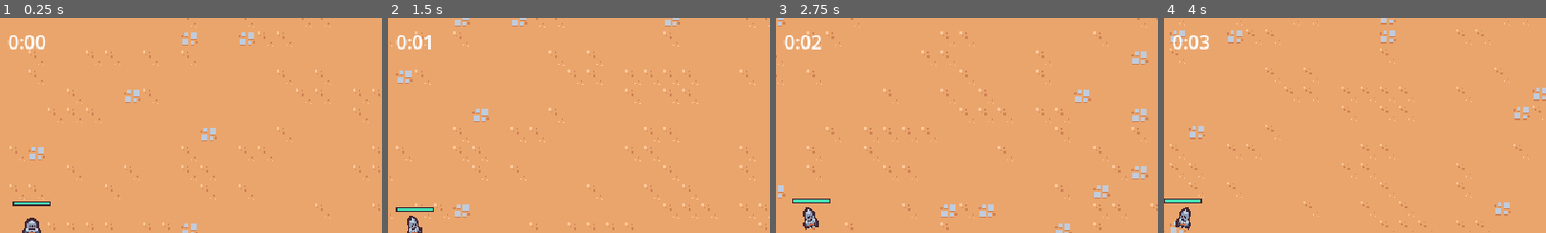
Above: before the commit, frames 1-4 (left to right).
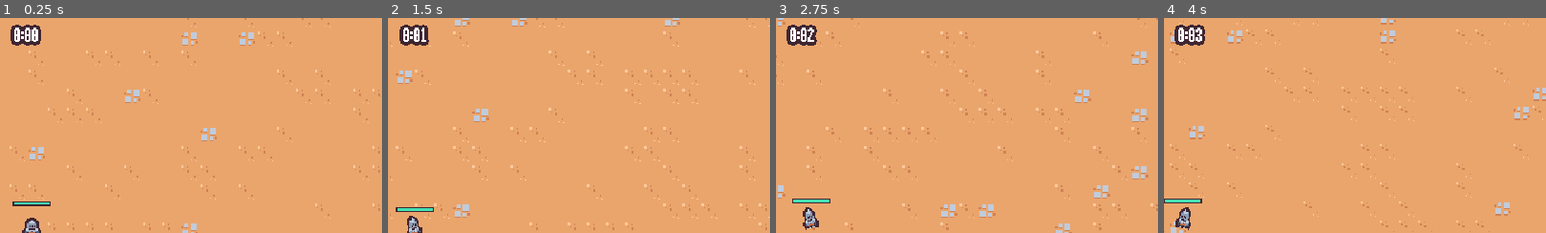
Above: after the commit, the same moments.

Repository: justknick/myFirst2DSurvivorsGame
Game: Godot game, scene res://scenes/main/main.tscn
Same seed, same stepped clock (60 frames per second), same inputs: the game is played once before the commit and once after it.
Inputs (mouse positions are % of the whole screen's width and height, from its top left):
- Up to frame 1 (0.25 s): no input
- Up to frame 2 (1.5 s): move the mouse to (72, 45) at 0.52 s; press the mouse at (72, 45) at 0.53 s; hold D (move_right) 0.53-1.28 s; move the mouse to (30, 55) at 1.27 s; release the mouse at (30, 55) at 1.28 s; hold S (move_down) from 1.28 s (still down); click (30, 55) at 1.35 s
- Up to frame 3 (2.75 s): move the mouse to (60, 28) at 2.02 s; release S (move_down) at 2.03 s; press the mouse at (60, 28) at 2.03 s; hold D (move_right) from 2.03 s (still down)
- Up to frame 4 (4 s): move the mouse to (45, 70) at 2.77 s; release D (move_right) at 2.78 s; release the mouse at (45, 70) at 2.78 s; hold W (move_up) 2.78-3.53 s; click (45, 70) at 2.85 s; move the mouse to (80, 65) at 3.52 s; press the mouse at (80, 65) at 3.53 s; hold A (move_left) from 3.53 s (still down)
The pictures show only the part of the screen within x 46-96%, y 0-50%; the shares and areas given below are measured in that part.

The runs differ from the first frame. In frame 1, 0.8% of the frame differs, in the area x 2-12%, y 3-15%; in frame 2, 0.8%; in frame 3, 0.9%; in frame 4, 0.9%.

Commit message:
Section 3.41 - Adding a Custom Font // created theme resource (imported rockboxcond12 font) // updated arena_time_ui scene (added font outline and outline size), godot project (added theme to gui theme setting)

Diff:
--- a/project.godot
+++ b/project.godot
@@ -30,6 +30,10 @@
 window/size/window_width_override=1280
 window/size/window_height_override=720
 window/stretch/mode="viewport"
+
+[gui]
+
+theme/custom="res://resources/theme/theme.tres"
 
 [input]
 
--- /dev/null
+++ b/resources/theme/theme.tres
@@ -0,0 +1,6 @@
+[gd_resource type="Theme" load_steps=2 format=3 uid="uid://bktareejqtyjy"]
+
+[ext_resource type="FontFile" uid="uid://1ndjgi0ktvbq" path="res://resources/theme/Rockboxcond12.ttf" id="1_psbik"]
+
+[resource]
+default_font = ExtResource("1_psbik")
--- a/scenes/ui/arena_time_ui.tscn
+++ b/scenes/ui/arena_time_ui.tscn
@@ -21,4 +21,6 @@
 layout_mode = 2
 size_flags_horizontal = 4
 size_flags_vertical = 0
+theme_override_colors/font_outline_color = Color(0.247059, 0.14902, 0.192157, 1)
+theme_override_constants/outline_size = 10
 text = "test"
Binary file added: resources/theme/Rockboxcond12.ttf
Not shown, added: resources/theme/Rockboxcond12.ttf.import
